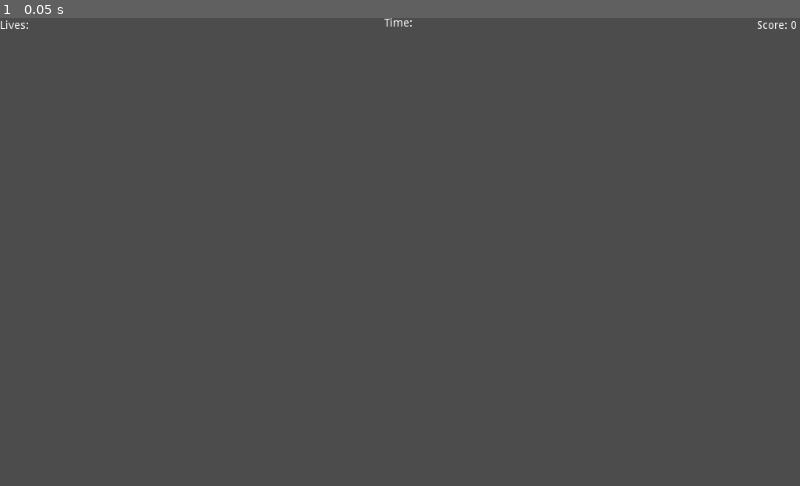
Above: before the commit, frame 1.
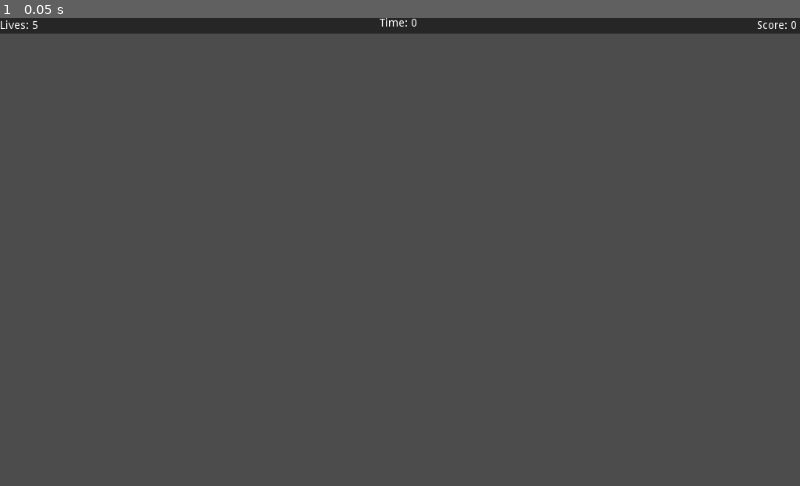
Above: after the commit, the same moment.

Repository: emmbeasl/Game-Jam
Game: Godot game, scene res://Game.tscn
Two runs of this game, one before a commit and one after it. Both use one fixed random seed, a clock stepped at 60 frames per second and the inputs below. The project has no main scene, so this scene is started directly.
Inputs:
- Up to frame 1 (0.05 s): no input

The runs differ from the first frame. In frame 1, 3.1% of the frame differs, in the area x 0-100%, y 0-4%.

Commit message:
fixed hud

Diff:
--- a/Game.tscn
+++ b/Game.tscn
@@ -10,6 +10,14 @@
 margin_right = 40.0
 margin_bottom = 40.0
 script = ExtResource( 1 )
+__meta__ = {
+"_edit_use_anchors_": false
+}
+
+[node name="ColorRect" type="ColorRect" parent="CanvasLayer/HUD"]
+margin_right = 1024.0
+margin_bottom = 20.0
+color = Color( 0, 0, 0, 0.501961 )
 __meta__ = {
 "_edit_use_anchors_": false
 }
--- a/HUD/HUD.gd
+++ b/HUD/HUD.gd
@@ -3,6 +3,8 @@
 
 func _physics_process(delta):
 	$Score.text = "Score: " + str(Global.score)
+	$Lives.text = "Lives: " + str(Global.lives)
+	$Time.text = "Time: " + str(Global.time)
 
 func _ready():
 	pass
